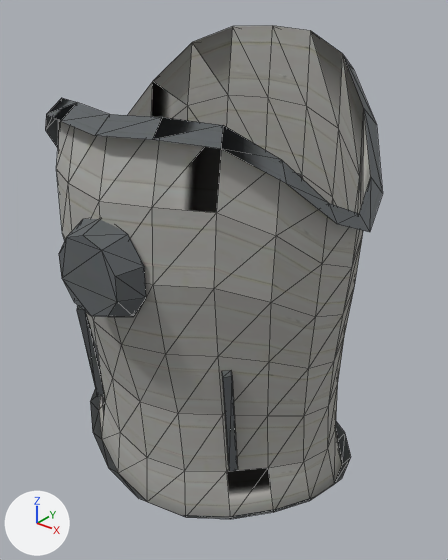
A saved change to the glTF model saga-web/shared/assets/world3d/eq_future_1_chest.glb.
Rendered twice from a 50 mm lens placed at (0.388, -0.473, 0.358), pointed at (0.005, 0.007, 0.061). Lighting does not change. The marker at lower left points along +X, +Y and +Z. The older version comes first. Mesh edges are drawn as thin lines. Vertices at exactly the same position are counted once.

Names of what the first picture shows: 'eq_future_1_chest'.
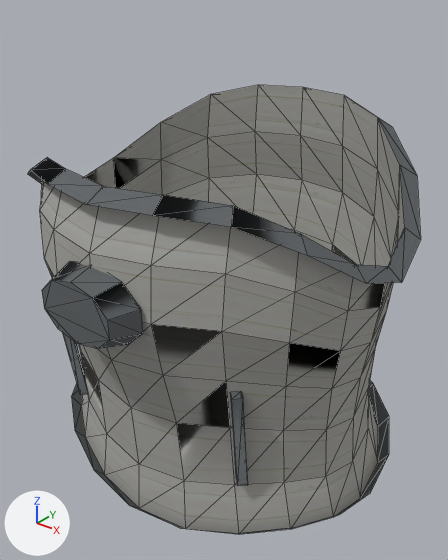
Pixel boxes (x1, y1, x2, y2) of what changed, in the pictures (448 x 560 px):
'eq_future_1_chest', reshaped, moved, rescaled (16% wider, 9% shorter)
    before: (45, 26, 383, 519)
    after: (28, 85, 421, 534)

The change, as a diff of the scene's bpy script:
```diff
--- a/saga-web/shared/assets/world3d/eq_future_1_chest.glb.py
+++ b/saga-web/shared/assets/world3d/eq_future_1_chest.glb.py
@@ me_eq_future_1_chest @@
 # used by ob_eq_future_1_chest; location = (0.0, -0.032, 0.075); scale = (0.24, 0.24, 0.24)
-me_eq_future_1_chest.from_pydata(...)  # 216 vertices, 380 faces; spans x -0.75..0.75, y -0.59..0.59, z -1.0..1.0
+me_eq_future_1_chest.from_pydata(...)  # 216 vertices, 380 faces; spans x -1.0..1.0, y -0.95..0.95, z -0.97..0.97
+# me_eq_future_1_chest part 1: 216 of 216 vertices moved; they spanned x -0.75..0.75, y -0.59..0.59, z -1.0..1.0 and now span x -1.0..1.0, y -0.95..0.95, z -0.97..0.97; mean shift (0.0, -0.15, 0.06)
 me_eq_future_1_chest.materials.append(mat_concrete_wall_001)
@@ ob_eq_future_1_chest @@
 ob_eq_future_1_chest = bpy.data.objects.new('eq_future_1_chest', me_eq_future_1_chest)
-ob_eq_future_1_chest.location = (0.0, -0.032, 0.075)
-ob_eq_future_1_chest.scale = (0.24, 0.24, 0.24)
+ob_eq_future_1_chest.location = (0.0, 0.012, 0.041)
+ob_eq_future_1_chest.scale = (0.213, 0.213, 0.213)
```
